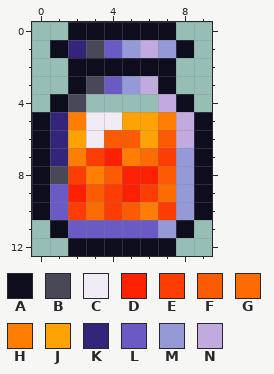
Pixel-art sprite: Items/Material/BottledLava.png. That is the earlier state.
The file is 20x26 pixels, drawn in blocks of 2x2; one block is one cell here. Colours within 5 levels of each other are drawn and written as one.
Palette (. is transparent): A #0e0d1d  B #484858  C #f0ebf5  D #fd2003  E #fd3d03  F #fd5b03  G #fd6b03  H #ff7d03  J #ffa203  K #34257a  L #6a5ac4  M #9699d8  N #c1abde
New version:
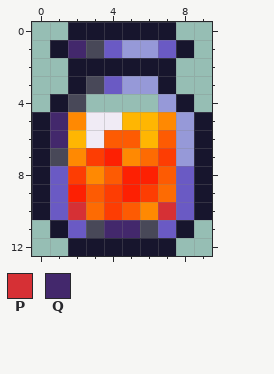
Colours new in this view: P #d63035  Q #43286c
The edit:
{"colour":"A","old":"#0e0d1d","new":"#17152d"}
{"colour":"H","old":"#ff7d03","new":"#ff8902"}
{"colour":"J","old":"#ffa203","new":"#ffb602"}
{"y":1,"x":2,"old":"K","new":"Q"}
{"y":1,"x":6,"old":"NM","new":"ML"}
{"y":3,"x":6,"old":"N","new":"M"}
{"y":4,"x":7,"old":"N","new":"M"}
{"y":5,"x":1,"old":"K","new":"Q"}
{"y":5,"x":8,"old":"N","new":"M"}
{"y":6,"x":1,"old":"K","new":"Q"}
{"y":6,"x":8,"old":"N","new":"M"}
{"y":7,"x":1,"old":"K","new":"B"}
{"y":8,"x":1,"old":"B","new":"L"}
{"y":8,"x":8,"old":"M","new":"L"}
{"y":9,"x":8,"old":"M","new":"L"}
{"y":10,"x":2,"old":"E","new":"P"}
{"y":10,"x":7,"old":"EM","new":"PL"}
{"y":11,"x":3,"old":"LLLLM","new":"BQQBL"}
{"label":"changed","picture_box":[32,22,212,256]}
